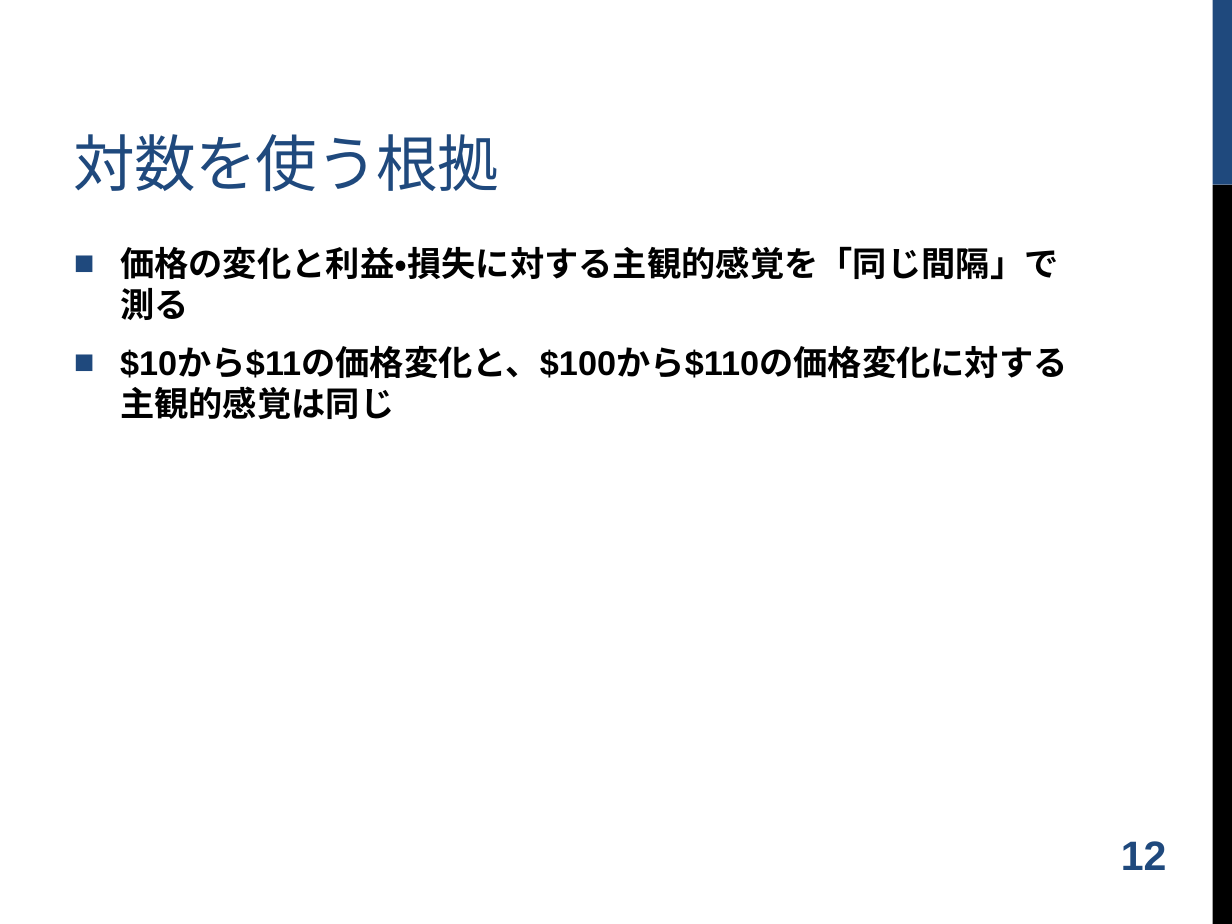
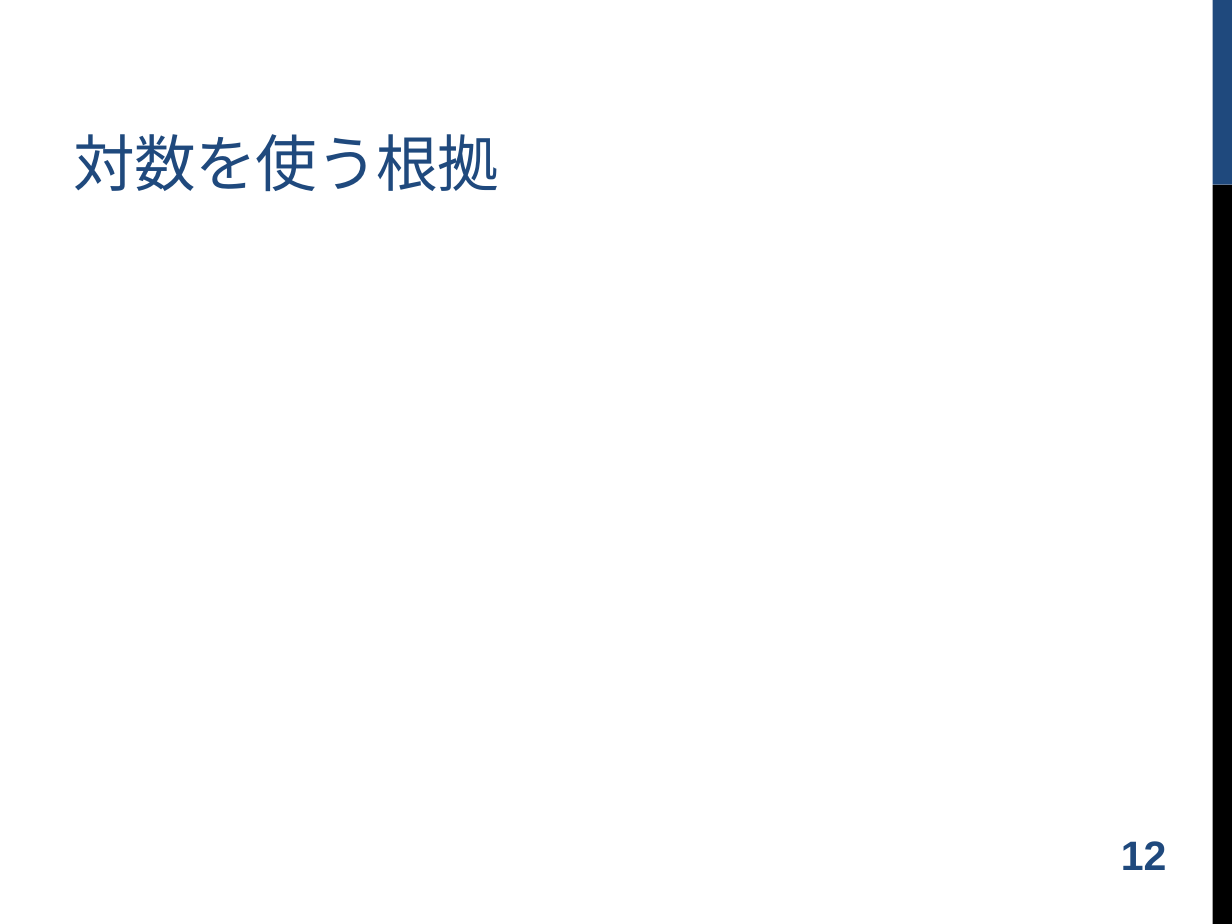
Before and after one commit to shugo/DCW2016, a slide deck: slide 13 of ruby_data_analysis.pptx. Drawn at 1232x924 pixels with LibreOffice and Linux fonts; fonts in the diff are those of the drawing; grey boxes stand for pictures; background and template pictures are left out. Boxes give left, top, right and bottom in pixels: in the first picture for what was removed or moved away, otherwise in the second. Text is boxed around its words. In the diff, an @@ line names an element or a change of style, - is before the commit and + after.

Commit message:
updated.

```diff
--- a/ruby_data_analysis.pptx
+++ b/ruby_data_analysis.pptx
@@ text removed at bbox=[120, 246, 1068, 378] @@
-■ 価格の変化と利益・損失に対する主観的感覚を「同じ間隔」で測る
-■ $10から$11の価格変化と、$100から$110の価格変化に対する主観的感覚は同じ
```
